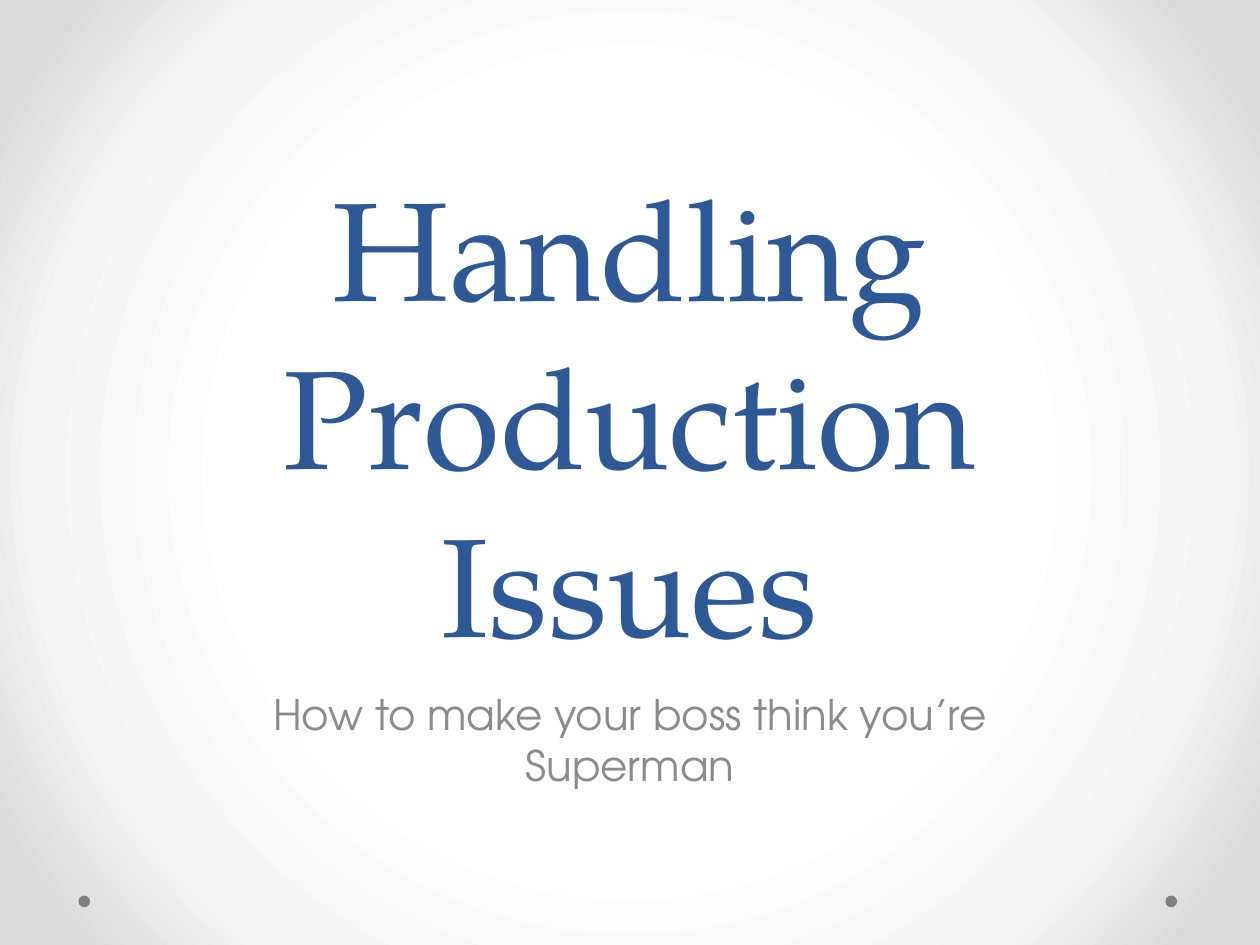
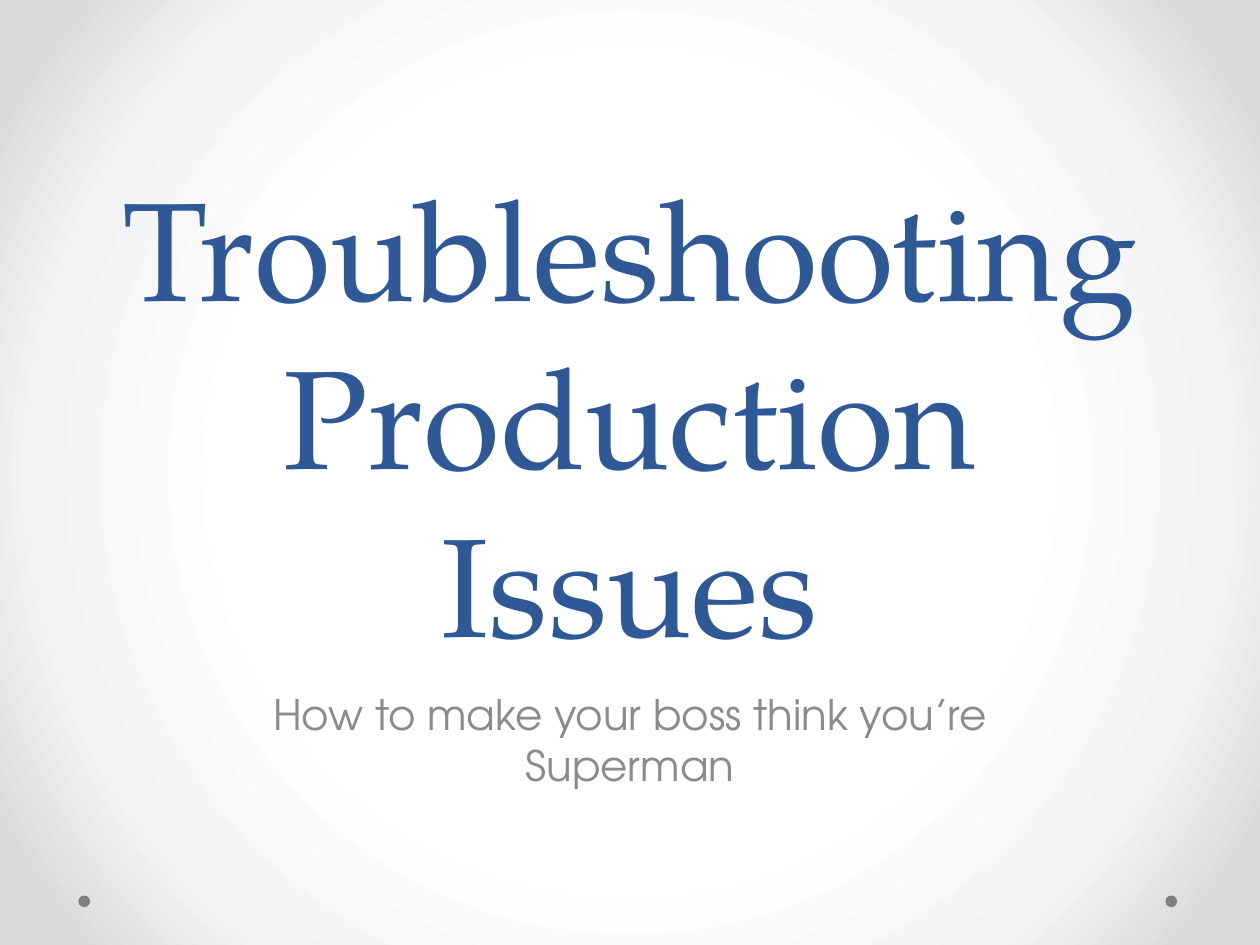
Before and after one commit to RyanHauert/presentations-debugging, a slide deck: slide 1 of Presentation/Production Issues.pptx. Drawn at 1260x945 pixels with LibreOffice and Linux fonts; fonts in the diff are those of the drawing. Boxes give left, top, right and bottom in pixels: in the first picture for what was removed or moved away, otherwise in the second. Text is boxed around its words. In the diff, an @@ line names an element or a change of style, - is before the commit and + after.

Commit message:
Committing the last few tweaks

```diff
--- a/Presentation/Production Issues.pptx
+++ b/Presentation/Production Issues.pptx
@@ title at (x1=122, y1=199, x2=1137, y2=640): text changed @@
-Handling Production Issues
+Troubleshooting Production Issues
```
